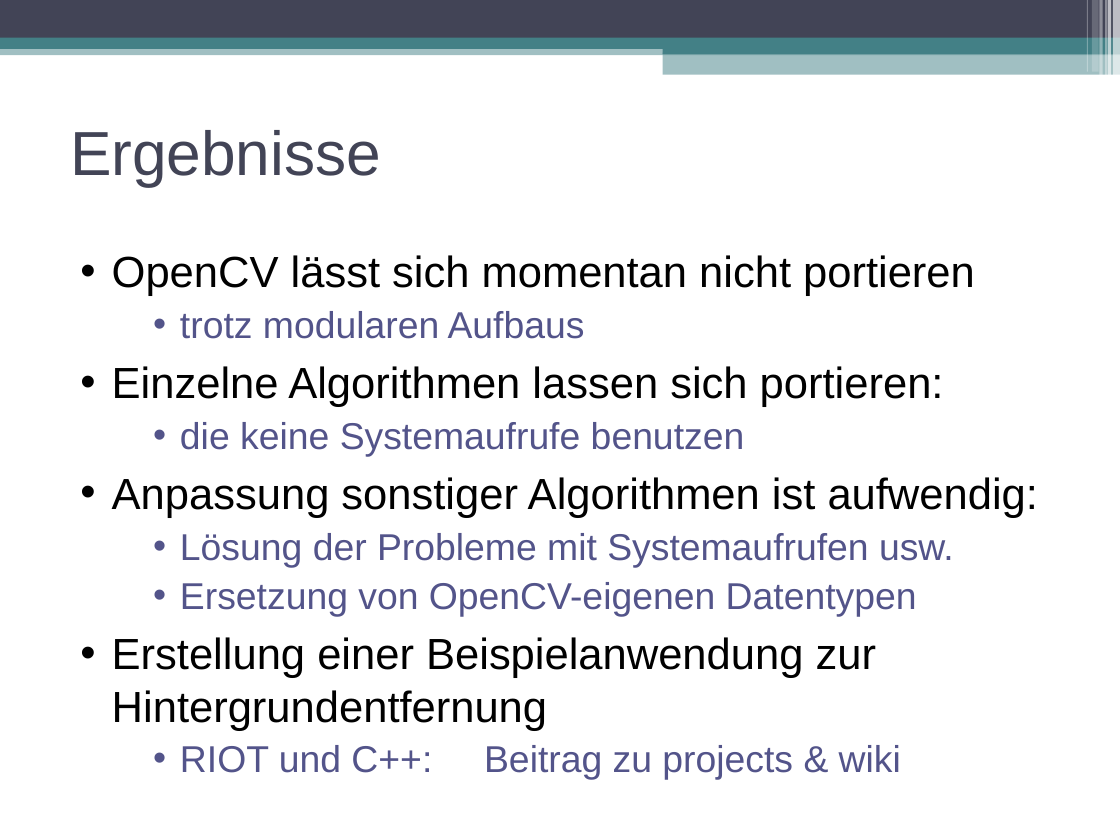
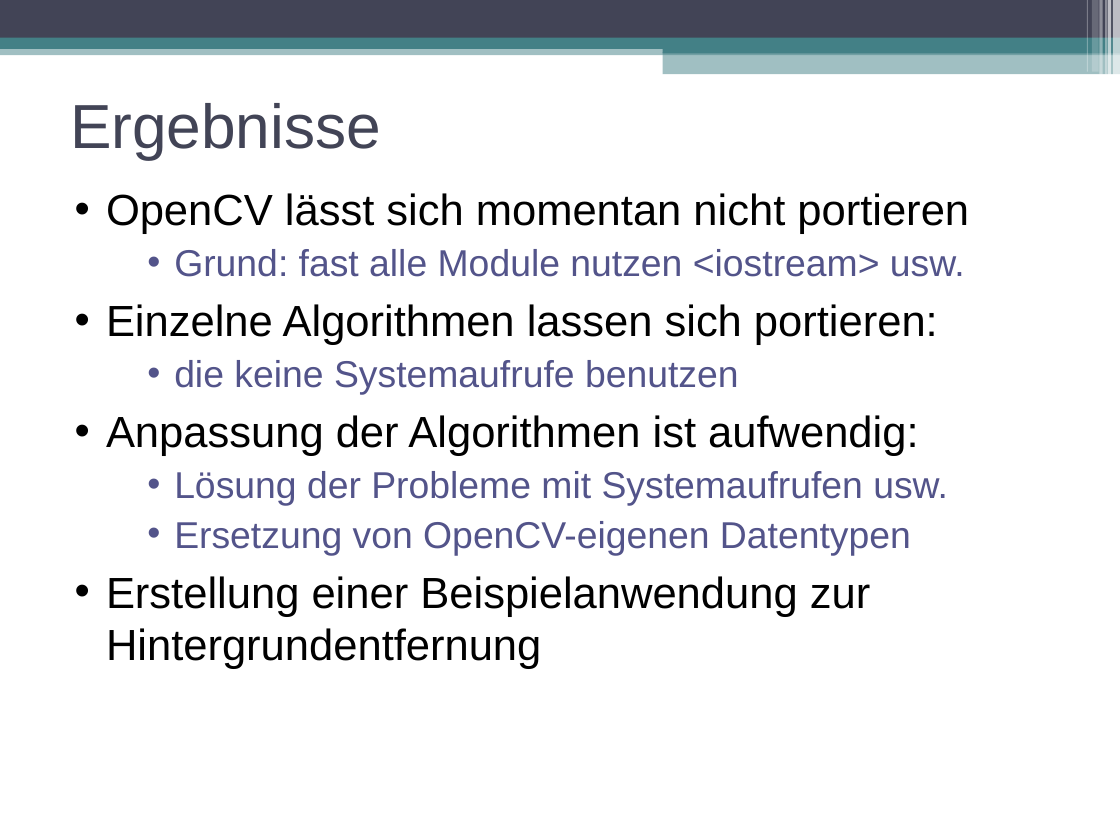
Before and after one commit to swp2013riot/riot-opencv-port, a slide deck: slide 5 of doc/final_presentation.odp. Drawn at 1120x840 pixels with LibreOffice and Linux fonts; fonts in the diff are those of the drawing. Boxes give left, top, right and bottom in pixels: in the first picture for what was removed or moved away, otherwise in the second. Text is boxed around its words. In the diff, an @@ line names an element or a change of style, - is before the commit and + after.

Commit message:
final version of final presentation

```diff
--- a/doc/final_presentation.odp
+++ b/doc/final_presentation.odp
@@ title "Ergebnisse": place and size @@
-title "Ergebnisse" at (70,130,381,187)
+title "Ergebnisse" at (70,103,381,159)
@@ text "OpenCV lässt sich momentan nicht ...": place and size @@
-text "OpenCV lässt sich momentan nicht ..." at (112,255,1038,780)
+text "OpenCV lässt sich momentan nicht ..." at (106,193,969,669)
@@ text at (174,249,965,277): text changed @@
-    • trotz modularen Aufbaus
+    • Grund: fast alle Module nutzen <iostream> usw.
@@ text at (106,415,918,456): text changed @@
-• Anpassung sonstiger Algorithmen ist aufwendig:
+• Anpassung der Algorithmen ist aufwendig:
@@ text at (180,745,901,780): paragraph removed @@
-    • RIOT und C++: Beitrag zu projects & wiki
```
Also in this commit, not shown: 4 other slides changed, 5 slides added, 3 slides removed.
